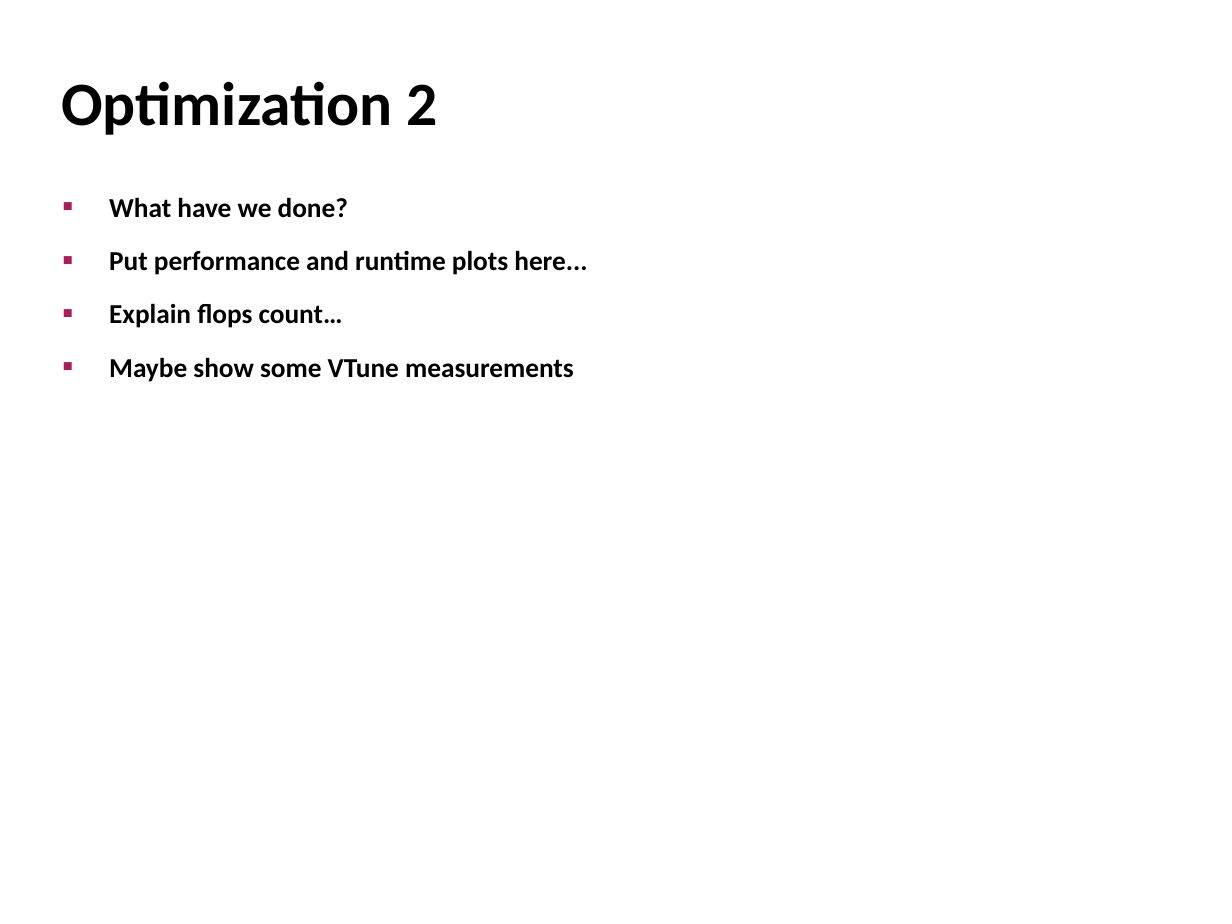
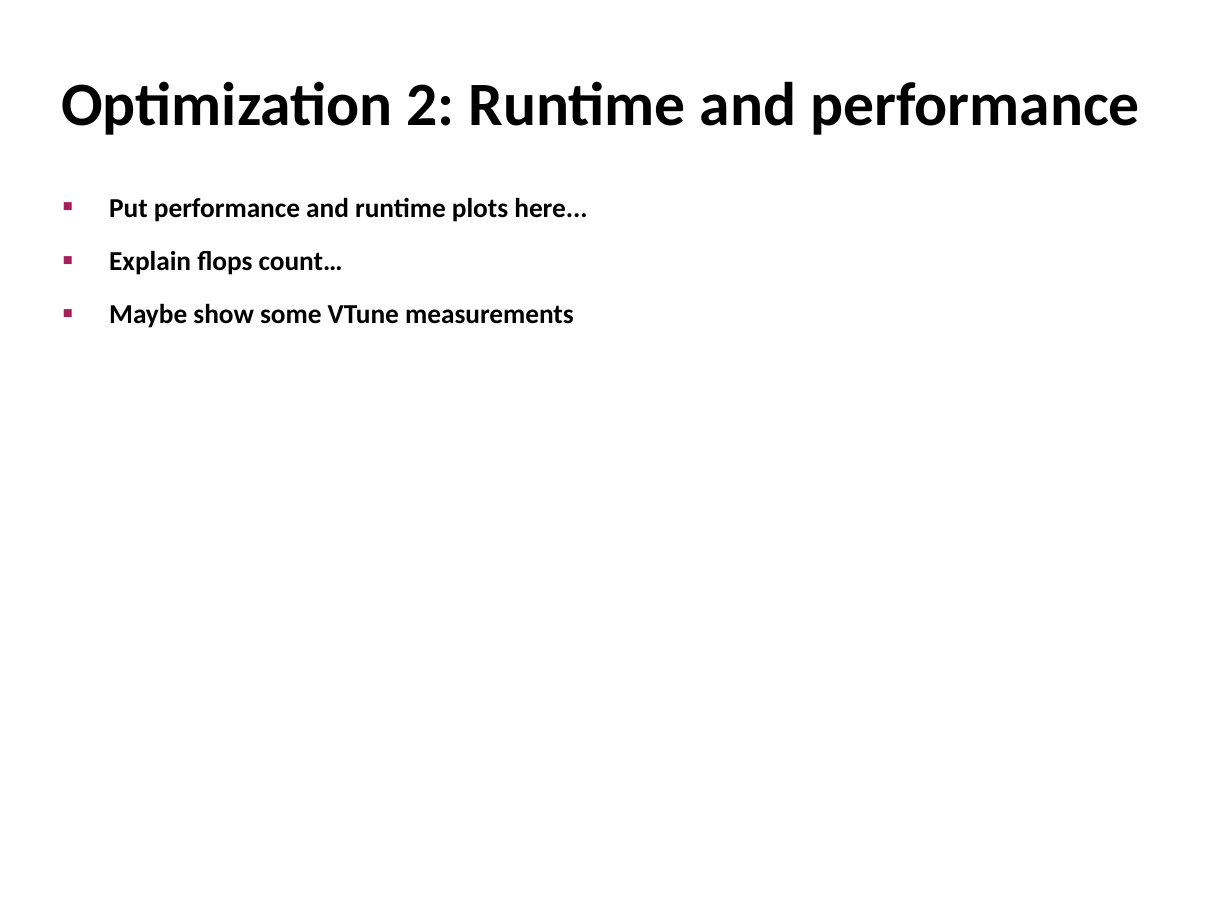
Before and after one commit to MarH19/fast-image-quilting-for-texture-synthesis, a slide deck: slide 9 of powerpoint/presentation-template.pptx. Drawn at 1232x924 pixels with LibreOffice and Linux fonts; fonts in the diff are those of the drawing. Boxes give left, top, right and bottom in pixels: in the first picture for what was removed or moved away, otherwise in the second. Text is boxed around its words. In the diff, an @@ line names an element or a change of style, - is before the commit and + after.

```diff
--- a/powerpoint/presentation-template.pptx
+++ b/powerpoint/presentation-template.pptx
@@ title at [61, 81, 1140, 135]: text changed @@
-Optimization 2
+Optimization 2: Runtime and performance
@@ text at [109, 197, 348, 218]: paragraph removed @@
-■ What have we done?
```
Also in this commit, not shown: 4 other slides changed, 1 slide added, 1 slide removed.
